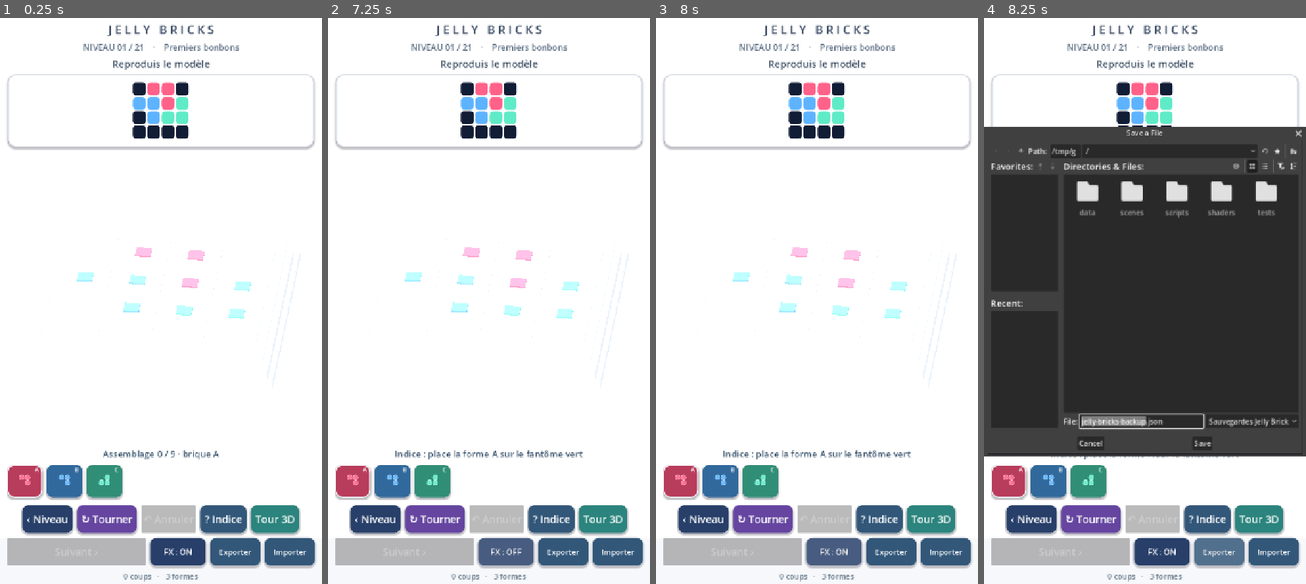
Above: before the commit, frames 1-4 (left to right).
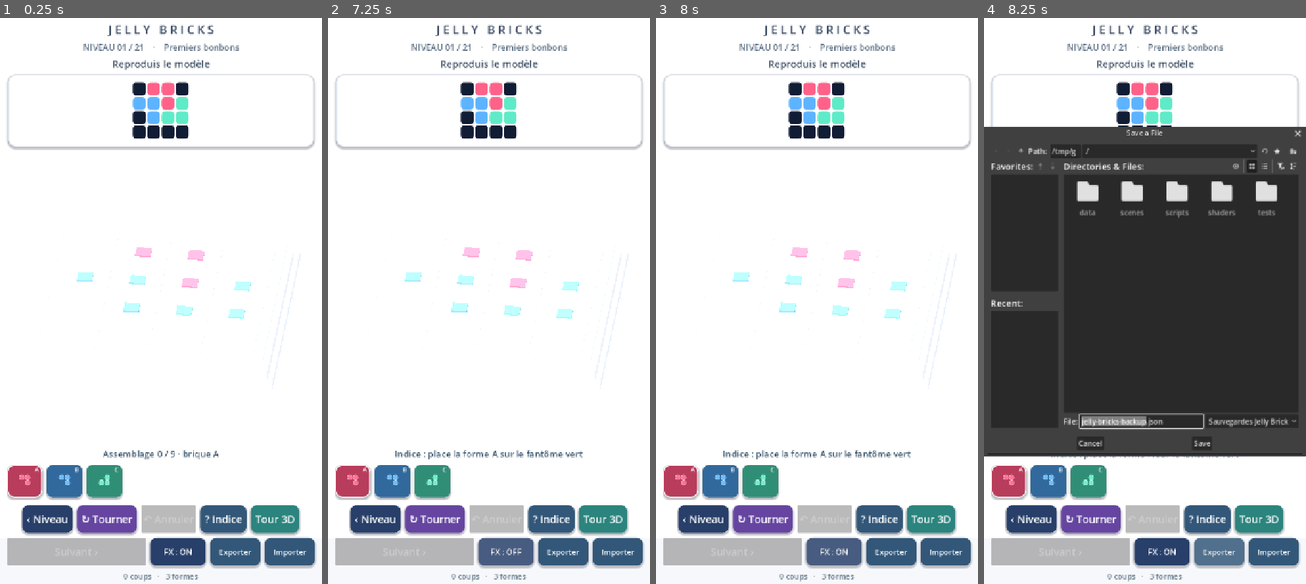
Above: after the commit, the same moments.

Repository: dbrckk/Jelly-bricks
Game: Godot game, scene res://scenes/main.tscn
Two runs of this game, one before a commit and one after it. Both use one fixed random seed, a clock stepped at 60 frames per second and the inputs below.
Inputs (mouse positions are in pixels of both pictures, inside the frame that each line leads up to):
- Up to frame 1 (0.25 s): no input
- Up to frame 2 (7.25 s): click (353, 482) at 0.52 s; click (392, 482) at 1.27 s; click (431, 482) at 2.02 s; click "‹ Niveau" at 2.75 s; click "↻ Tourner" at 3.5 s; click "? Indice" at 4.25 s; click "Tour 3D" at 5 s; click "‹ Puzzles" at 5.75 s; click "FX : ON" at 6.5 s
- Up to frame 3 (8 s): click "FX : OFF" at 7.25 s
- Up to frame 4 (8.25 s): click "Exporter" at 8 s

Frames 1-3 are identical in both runs. In frame 4, 0.2% of the frame differs, in the area x 29-99%, y 19-76%.

Commit message:
perf(native): bound Gallery optical passes and reuse contact meshes
* perf(native): cap photo lacquer overdraw at 18 latest bricks

* test(native): enforce 32-brick optical budget and complete 12-brick vitrine

* test(native): type the GPU budget material check explicitly

* perf(native): share six planar contact-shadow meshes across 32 bricks

* test(native): verify reuse of shadow contact meshes on all 32 pieces

* build(android): bump studio graphics budget release to 0.9.38

* docs(native): explain bounded coat overdraw and six shared contact meshes

Diff:
--- a/native-godot/scripts/stack_mode.gd
+++ b/native-godot/scripts/stack_mode.gd
@@ -13,6 +13,11 @@
 # An actual shadow atlas is worth its GPU cost only on small photo scenes.
 # Construction gameplay and large towers keep fixed-cost fake contacts.
 const MAX_GALLERY_SHADOW_BRICKS := 14
+# At most 18 extra lacquer body passes per frame on OpenGL ES.
+# The base Jelly shader remains glossy on all 32 bricks; prioritize the
+# newest/topmost bricks where the player's eye focuses. The 12-brick
+# reference tower is always fully coated.
+const MAX_GALLERY_COATED_BRICKS := 18
 const COLORS := ["#f44668", "#286cf1", "#34c768", "#ffcb51", "#f8904d"]
 const LENGTHS := [1, 2, 3]
 
@@ -61,6 +66,9 @@
 var photo_floor_before: float = -.56
 var scene_root: Node3D
 var mesh_cache: Dictionary = {}
+# Flat contact patches have only six possible footprints. Share their
+# GPU mesh resources across all pieces instead of allocating one per brick.
+var contact_mesh_cache: Dictionary = {}
 var hud: CanvasLayer
 var top_controls: VBoxContainer
 var bottom_controls: VBoxContainer
@@ -439,9 +447,12 @@
 
 ## Optical clear coat is an extra draw *only* in Gallery mode.
 ## All nodes share the SAME two existing meshes and one ShaderMaterial.
-## Limit stud coating on very large scenes to avoid excessive Android draws.
+## Bound sidewall/stud overdraw on a fully occupied Android photo stage.
 func _set_gallery_coat(enabled: bool) -> void:
-    for brick in brick_nodes:
+    var total: int = brick_nodes.size()
+    var coated_from: int = maxi(0, total - MAX_GALLERY_COATED_BRICKS)
+    for index in range(total):
+        var brick: Node3D = brick_nodes[index]
         if not is_instance_valid(brick):
             continue
         var body_paint: ShaderMaterial = brick.get_node("GelBody").material_override
@@ -449,13 +460,13 @@
         var body_coat: MeshInstance3D = brick.get_node_or_null("OpticalBody")
         var stud_coat: MultiMeshInstance3D = brick.get_node_or_null("OpticalStuds")
         if body_coat != null:
-            body_coat.visible = enabled
+            body_coat.visible = enabled and index >= coated_from
         if stud_coat != null:
-            stud_coat.visible = enabled and brick_nodes.size() <= 18
+            stud_coat.visible = enabled and total <= MAX_GALLERY_COATED_BRICKS
         var caster: MeshInstance3D = brick.get_node_or_null("PhotoShadowCaster")
         if caster != null:
-            caster.visible = enabled and brick_nodes.size() <= MAX_GALLERY_SHADOW_BRICKS
-    gallery_shadow_key.visible = enabled and brick_nodes.size() <= MAX_GALLERY_SHADOW_BRICKS
+            caster.visible = enabled and total <= MAX_GALLERY_SHADOW_BRICKS
+    gallery_shadow_key.visible = enabled and total <= MAX_GALLERY_SHADOW_BRICKS
 
 ## Match a white product photography cyclorama while in Photo mode.
 ## Replace the massive pedestal with the existing continuous matte floor,
@@ -809,12 +820,15 @@
         for cell in cells:
             longest_row = maxi(longest_row, cell.x + 1)
             longest_col = maxi(longest_col, cell.y + 1)
-        var patch := PlaneMesh.new()
-        patch.size = Vector2(float(longest_col) + .38,
-            float(longest_row) + .38)
+        var contact_key := str(length_index) + ":" + str(posmod(turns, 2))
+        if not contact_mesh_cache.has(contact_key):
+            var patch := PlaneMesh.new()
+            patch.size = Vector2(float(longest_col) + .38,
+                float(longest_row) + .38)
+            contact_mesh_cache[contact_key] = patch
         var contact := MeshInstance3D.new()
         contact.name = "GelContact"
-        contact.mesh = patch
+        contact.mesh = contact_mesh_cache[contact_key]
         contact.material_override = contact_material
         contact.cast_shadow = GeometryInstance3D.SHADOW_CASTING_SETTING_OFF
         contact.position = Vector3(float(longest_col) * .5,
--- a/native-godot/tests/validate.gd
+++ b/native-godot/tests/validate.gd
@@ -558,13 +558,15 @@
         push_error("Reference scene foreground bricks are clipped or wrongly distributed")
         quit(1)
         return
-    var reference_top: MeshInstance3D = studio.gallery_demo_nodes[8].get_node(
-        "OpticalBody")
-    if not reference_top.visible or \
-            not studio.gallery_demo_nodes[8].get_node("PhotoShadowCaster").visible:
-        push_error("Gallery reference tower lost its shared gel gloss or shadows")
-        quit(1)
-        return
+    # The 12-piece curated reference must retain every lacquer layer;
+    # only player-built scenes larger than the optical budget are thinned.
+    for reference_piece in studio.gallery_demo_nodes:
+        if not reference_piece.get_node("OpticalBody").visible \
+                or not reference_piece.get_node("OpticalStuds").visible \
+                or not reference_piece.get_node("PhotoShadowCaster").visible:
+            push_error("Reference tower lost full gallery lacquer or shadows")
+            quit(1)
+            return
     if JSON.stringify(studio.bricks) != personal_arrangement \
             or FileAccess.get_file_as_string(studio.SAVE_PATH) != saved_before_gallery:
         push_error("Reference Gallery silently modified the player's own build")
@@ -638,6 +640,61 @@
         push_error("Large photo fallback did not restore original shadow resources")
         quit(1)
         return
+    # Exercise a genuinely independent 32-piece set, not 32 references to
+    # one mesh node (which would mask a per-object optical budget regression).
+    # No synthetic brick enters the live scene or a player save.
+    var gallery_synthetic: Array[Node3D] = []
+    for synthetic_index in range(studio.MAX_BRICKS - original_brick_count):
+        var synthetic: Node3D = studio._build_piece(
+            studio.bricks[synthetic_index % studio.bricks.size()], false)
+        # Equal footprint/orientation MUST reuse the exact same GPU mesh.
+        var original_piece: Node3D = studio.brick_nodes[
+            synthetic_index % original_brick_count]
+        var original_patch: MeshInstance3D = original_piece.get_node("GelContact")
+        var repeated_patch: MeshInstance3D = synthetic.get_node("GelContact")
+        if original_patch.mesh != repeated_patch.mesh:
+            push_error("Studio allocated duplicate contact-shadow meshes for one footprint")
+            quit(1)
+            return
+        gallery_synthetic.append(synthetic)
+        studio.brick_nodes.append(synthetic)
+    studio._set_gallery_coat(true)
+    var visible_body_coats: int = 0
+    var visible_stud_coats: int = 0
+    var first_coated: int = studio.brick_nodes.size() - studio.MAX_GALLERY_COATED_BRICKS
+    for index in range(studio.brick_nodes.size()):
+        var inspected: Node3D = studio.brick_nodes[index]
+        var body_visible: bool = inspected.get_node("OpticalBody").visible
+        if body_visible:
+            visible_body_coats += 1
+        if inspected.get_node("OpticalStuds").visible:
+            visible_stud_coats += 1
+        if body_visible != (index >= first_coated):
+            push_error("Large Gallery coated wrong bricks instead of newest upper layers")
+            quit(1)
+            return
+        var underlying_body: MeshInstance3D = inspected.get_node("GelBody")
+        var underlying_paint: ShaderMaterial = underlying_body.material_override
+        if absf(float(underlying_paint.get_shader_parameter("optical_depth")) - .93) > .001:
+            push_error("Reduced clearcoat also weakened the underlying Jelly material")
+            quit(1)
+            return
+    if visible_body_coats != studio.MAX_GALLERY_COATED_BRICKS \
+            or visible_stud_coats != 0 or studio.gallery_shadow_key.visible:
+        push_error("Large Android Gallery exceeded its bounded lacquer/shadow draw budget")
+        quit(1)
+        return
+    studio._set_gallery_coat(false)
+    for brick in studio.brick_nodes:
+        if brick.get_node("OpticalBody").visible \
+                or brick.get_node("OpticalStuds").visible:
+            push_error("Gallery optical meshes still draw during interactive play")
+            quit(1)
+            return
+    for temporary_piece in gallery_synthetic:
+        temporary_piece.free()
+    studio.brick_nodes.resize(original_brick_count)
+    print("TEST: 32-brick Gallery caps lacquer at 18 bodies, zero studs and zero shadows")
     print("TEST: native shadow-map gallery, shared shadow-only hull and GPU-budget fallback")
     print("TEST: cinematic turntable, clearcoat mesh reuse and safe photo-mode exit")
 
Not shown, changed: native-godot/export_presets.cfg
Not shown, changed: native-godot/README.md
